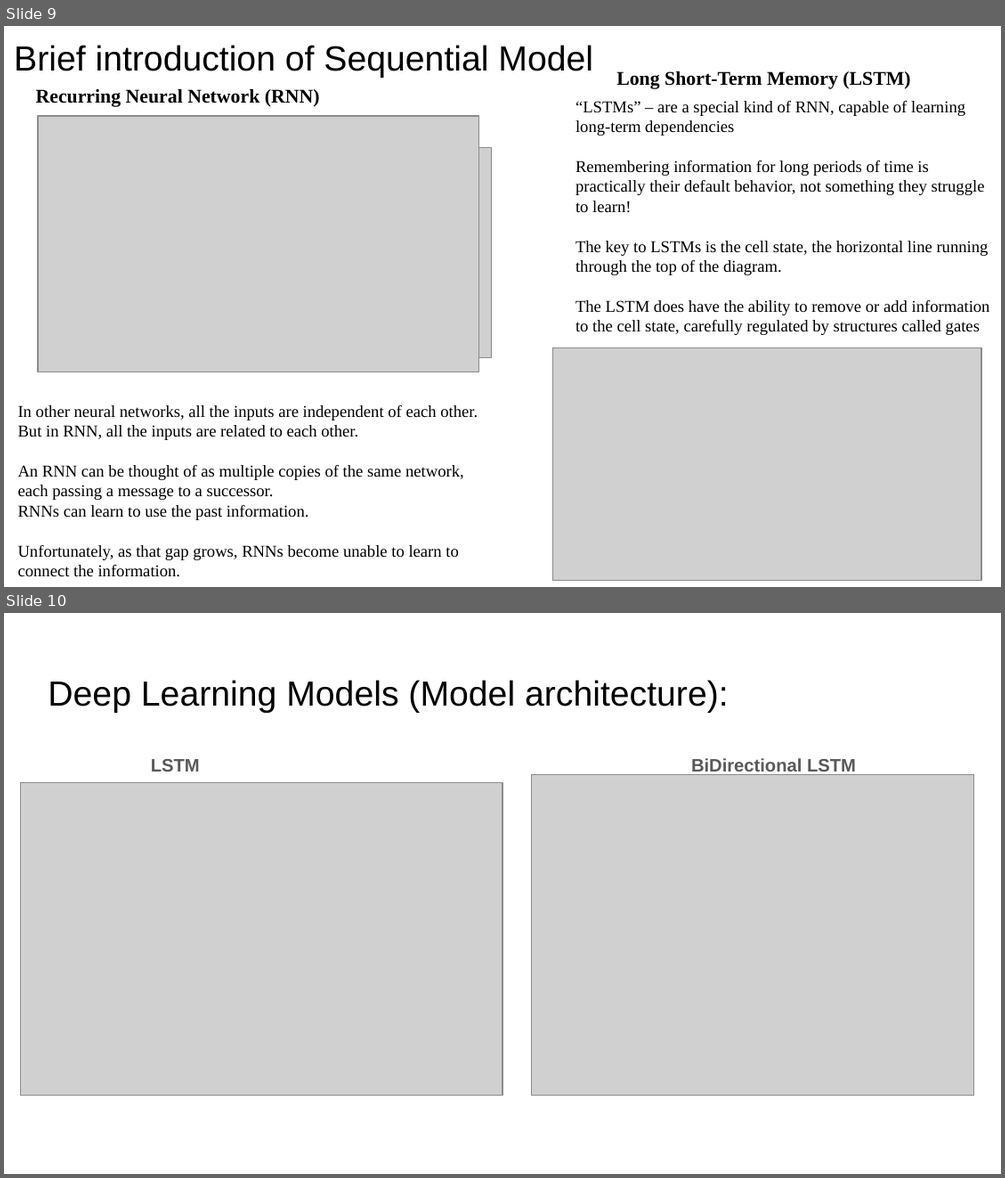
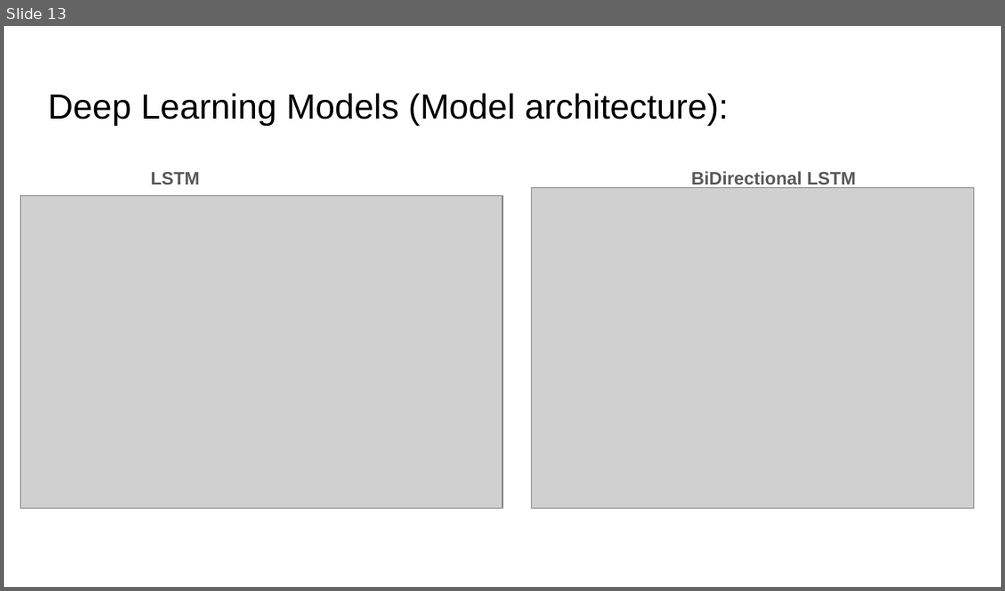
Before and after one commit to abishek269/Protein-Super-family-Classification-, a slide deck: Final_report_presentation.pptx. Shown one above the other, each under a label of ours: slides 9 and 10 before the commit, slide 13 after it. The pictures are 1005x1178 and 1005x591 pixels, drawn with LibreOffice and Linux fonts; fonts in the diff are those of the drawing; grey boxes stand for pictures. Boxes give left, top, right and bottom in pixels: in the first picture for what was removed or moved away, otherwise in the second. Text is boxed around its words. In the diff, an @@ line names an element or a change of style, - is before the commit and + after.

```diff
--- a/Final_report_presentation.pptx
+++ b/Final_report_presentation.pptx
@@ slide 9 removed at <box>4,26,1001,587</box>, background #FFFFFF @@
@@ title removed at <box>14,45,593,78</box> @@
-Brief introduction of Sequential Model
@@ text removed at <box>616,71,910,89</box> @@
-Long Short-Term Memory (LSTM)
@@ text removed at <box>36,89,320,107</box> @@
-Recurring Neural Network (RNN)
@@ text removed at <box>575,101,990,335</box> @@
-“LSTMs” – are a special kind of RNN, capable of learning long-term dependencies
-Remembering information for long periods of time is practically their default behavior, not something they struggle to learn!
-The key to LSTMs is the cell state, the horizontal line running through the top of the diagram.
-The LSTM does have the ability to remove or add information to the cell state, carefully regulated by structures called gates
@@ picture removed at <box>38,116,478,372</box> @@
@@ picture removed at <box>38,148,492,357</box> @@
@@ picture removed at <box>553,348,982,580</box> @@
@@ text removed at <box>18,405,477,577</box> @@
-In other neural networks, all the inputs are independent of each other. But in RNN, all the inputs are related to each other.
-An RNN can be thought of as multiple copies of the same network, each passing a message to a successor.
-RNNs can learn to use the past information.
-Unfortunately, as that gap grows, RNNs become unable to learn to connect the information.
@@ what was slide 10 is now slide 13 @@
```
Also in this commit, not shown: 8 slides changed, 4 slides added.
